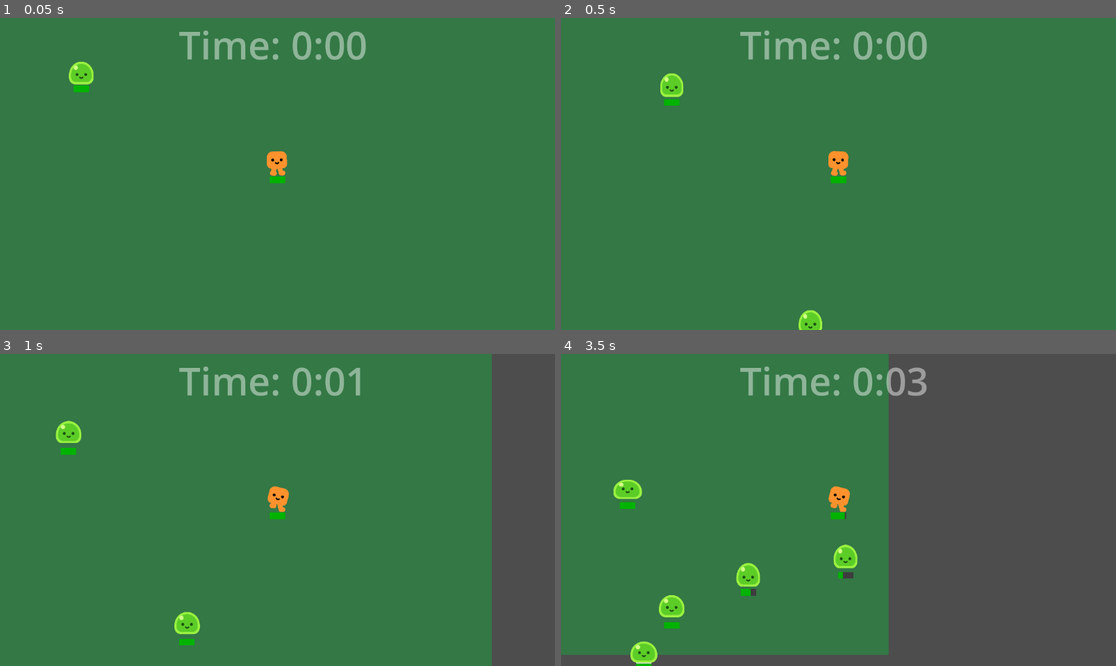
Above: before the commit, frames 1-4 (two rows, left to right).
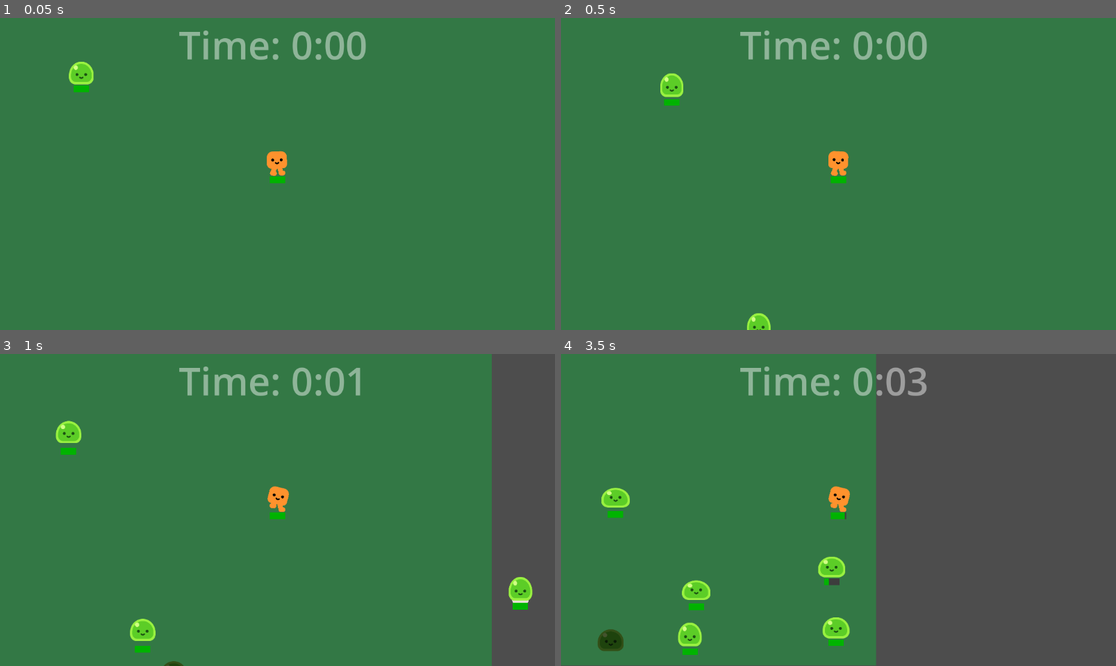
Above: after the commit, the same moments.

Repository: Nalmeder/idleshmup
Game: Godot game, scene res://idleschmup_game.tscn
The game is run twice, just before and just after one commit, with the same random seed, the same clock (stepped at 60 frames per second) and the same inputs.
Inputs:
- Up to frame 1 (0.05 s): no input
- Up to frame 2 (0.5 s): no input
- Up to frame 3 (1 s): hold Right (right) from 0.53 s (still down)
- Up to frame 4 (3.5 s): release Right (right) at 1.28 s; hold Down (down) 1.28-2.03 s; hold Right (right) 2.03-2.78 s; hold Up (up) from 2.78 s (still down)

Frame 1 is identical in both runs. In frame 2, 0.4% of the frame differs, in the area x 33-48%, y 93-100%; in frame 3, 1.1%; in frame 4, 7.3%, in the area x 0-60%, y 0-100%.

Commit message:
Game is playable, endlessly. More updates to come.

Diff:
--- a/characters/slime/Death_Timer.gd
+++ b/characters/slime/Death_Timer.gd
@@ -1,4 +1,12 @@
 extends "res://Modified_Timer.gd"
 
+"""
+func _ready():
+	%TimeBar.max_value = wait_time
+"""
 func _on_timeout():
 	get_parent().queue_free()
+
+"""
+func _physics_process(delta):
+	%TimeBar.value = time_left"""
--- a/characters/slime/immortal_slime.tscn
+++ b/characters/slime/immortal_slime.tscn
@@ -8,6 +8,11 @@
 [sub_resource type="CapsuleShape2D" id="CapsuleShape2D_d6ntg"]
 radius = 43.0
 height = 110.0
+
+[sub_resource type="StyleBoxFlat" id="StyleBoxFlat_ylmph"]
+
+[sub_resource type="StyleBoxFlat" id="StyleBoxFlat_osgqp"]
+bg_color = Color(0.254902, 0.254902, 0.254902, 1)
 
 [node name="immortal_slime" type="CharacterBody2D"]
 position = Vector2(345, 245)
@@ -32,3 +37,14 @@
 wait_time = 15.0
 autostart = true
 script = ExtResource("4_05hh4")
+
+[node name="TimeBar" type="ProgressBar" parent="."]
+unique_name_in_owner = true
+visible = false
+offset_left = -74.0
+offset_top = 17.0
+offset_right = 74.0
+offset_bottom = 44.0
+theme_override_styles/background = SubResource("StyleBoxFlat_ylmph")
+theme_override_styles/fill = SubResource("StyleBoxFlat_osgqp")
+show_percentage = false
--- a/game_controller.gd
+++ b/game_controller.gd
@@ -6,7 +6,7 @@
 var wave_ptr = 0
 
 func _ready():
-	pass
+	spawn_mob(IMMORTAL_SLIME)
 
 func spawn_mob(mob):
 	var new_mob = mob.instantiate()
--- a/idleschmup_game.tscn
+++ b/idleschmup_game.tscn
@@ -27,6 +27,7 @@
 
 [node name="Player" parent="." instance=ExtResource("1_1q1p2")]
 position = Vector2(1145, 627)
+collision_mask = 0
 motion_mode = 1
 
 [node name="attack_range" type="Area2D" parent="Player"]
Not shown: 1 places in characters/slime/immortal_slime.tscn that only renumber resources
